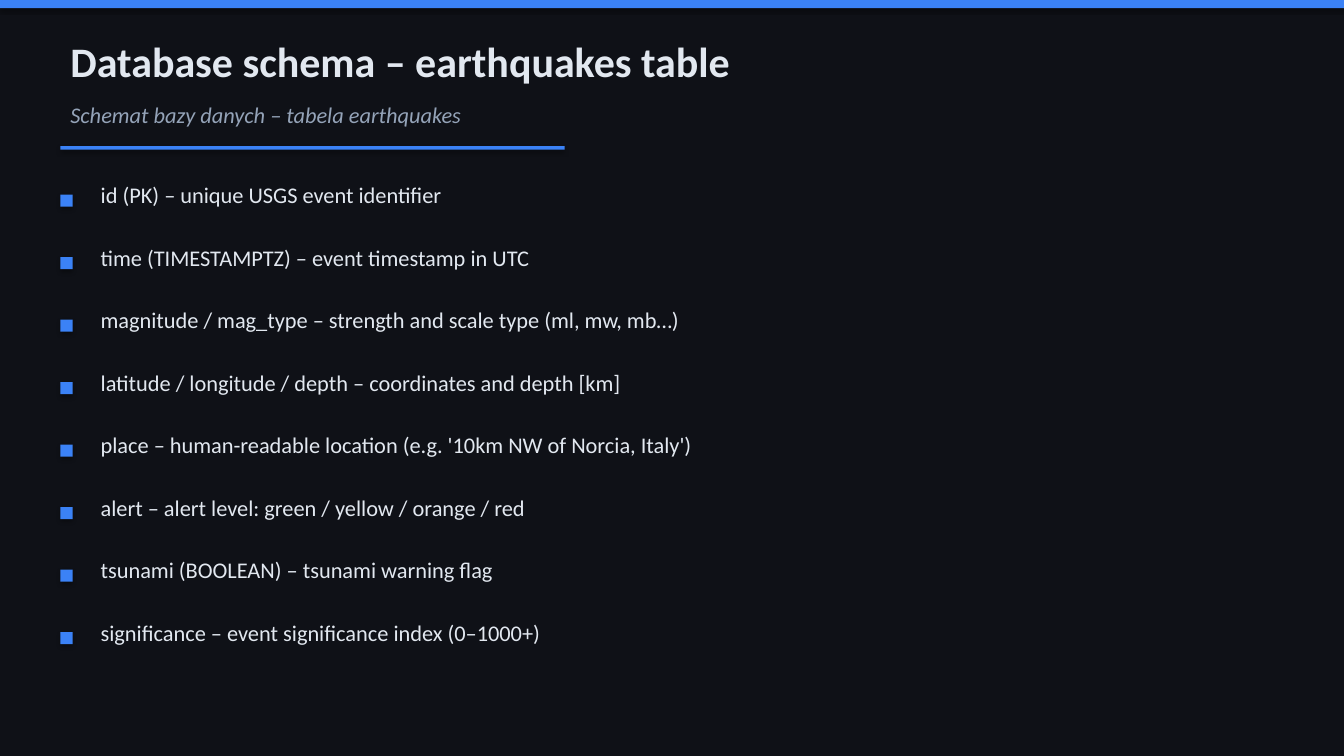
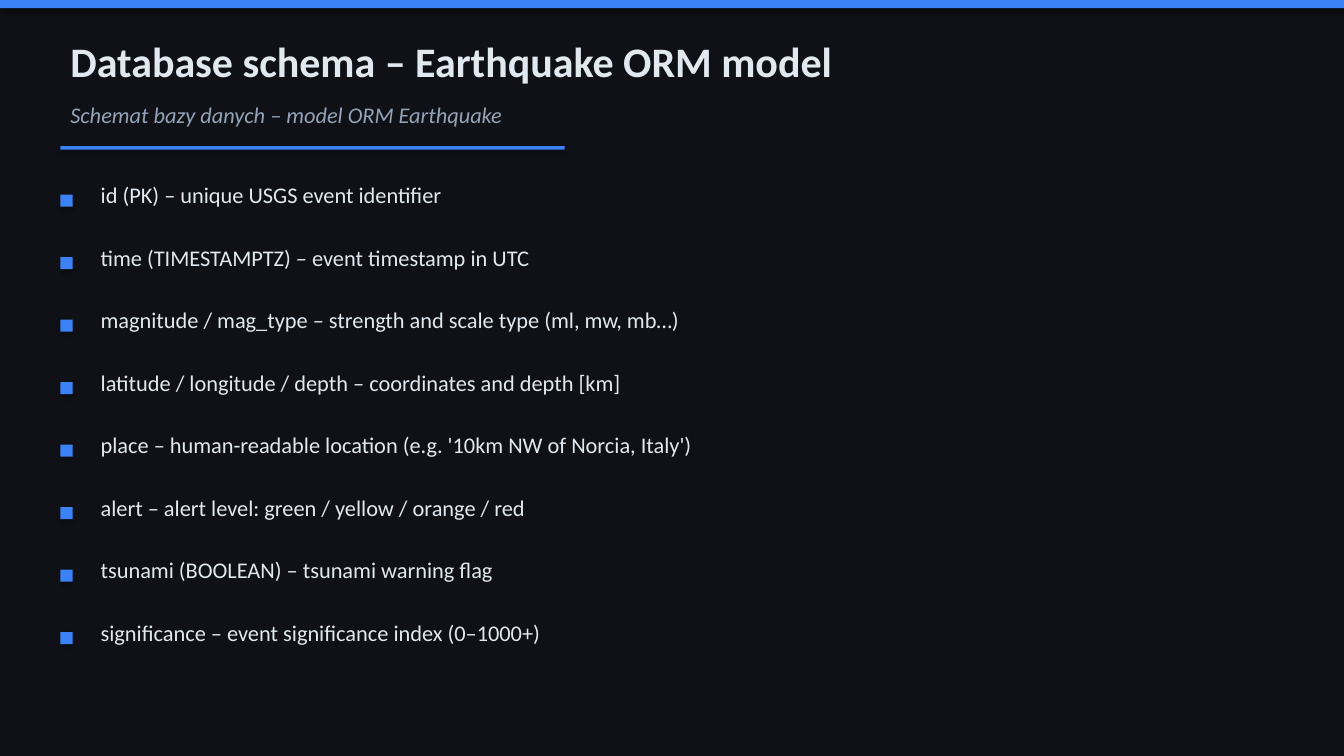
Before and after one commit to jakubzasadni/ADV_DATABASES_PROJECT, a slide deck: slide 9 of description/prezentacja_EN.pptx. Drawn at 1344x756 pixels with LibreOffice and Linux fonts; fonts in the diff are those of the drawing. Boxes give left, top, right and bottom in pixels: in the first picture for what was removed or moved away, otherwise in the second. Text is boxed around its words. In the diff, an @@ line names an element or a change of style, - is before the commit and + after.

```diff
--- a/description/prezentacja_EN.pptx
+++ b/description/prezentacja_EN.pptx
@@ text at [70, 47, 832, 84]: text changed @@
-Database schema – earthquakes table
+Database schema – Earthquake ORM model
@@ text at [70, 107, 502, 127]: text changed @@
-Schemat bazy danych – tabela earthquakes
+Schemat bazy danych – model ORM Earthquake
```
Also in this commit, not shown: 1 other slide changed, 1 other file.
